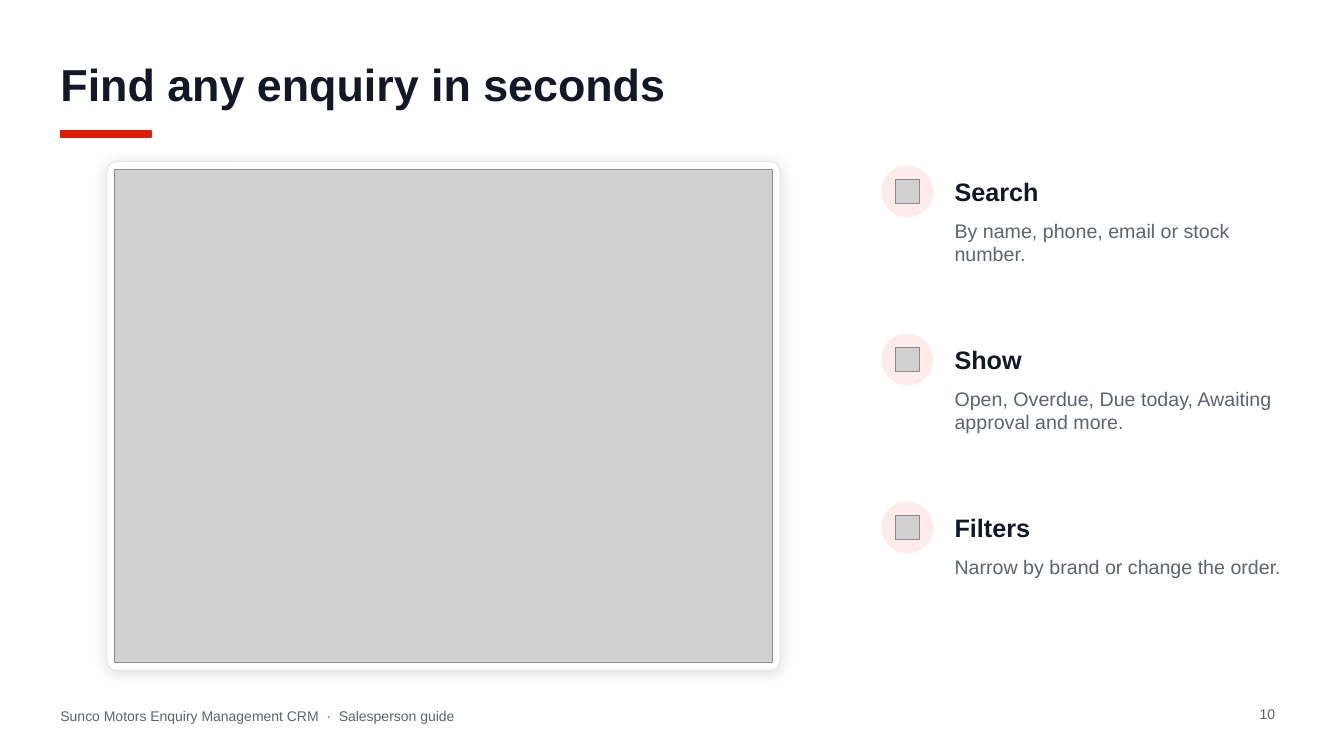
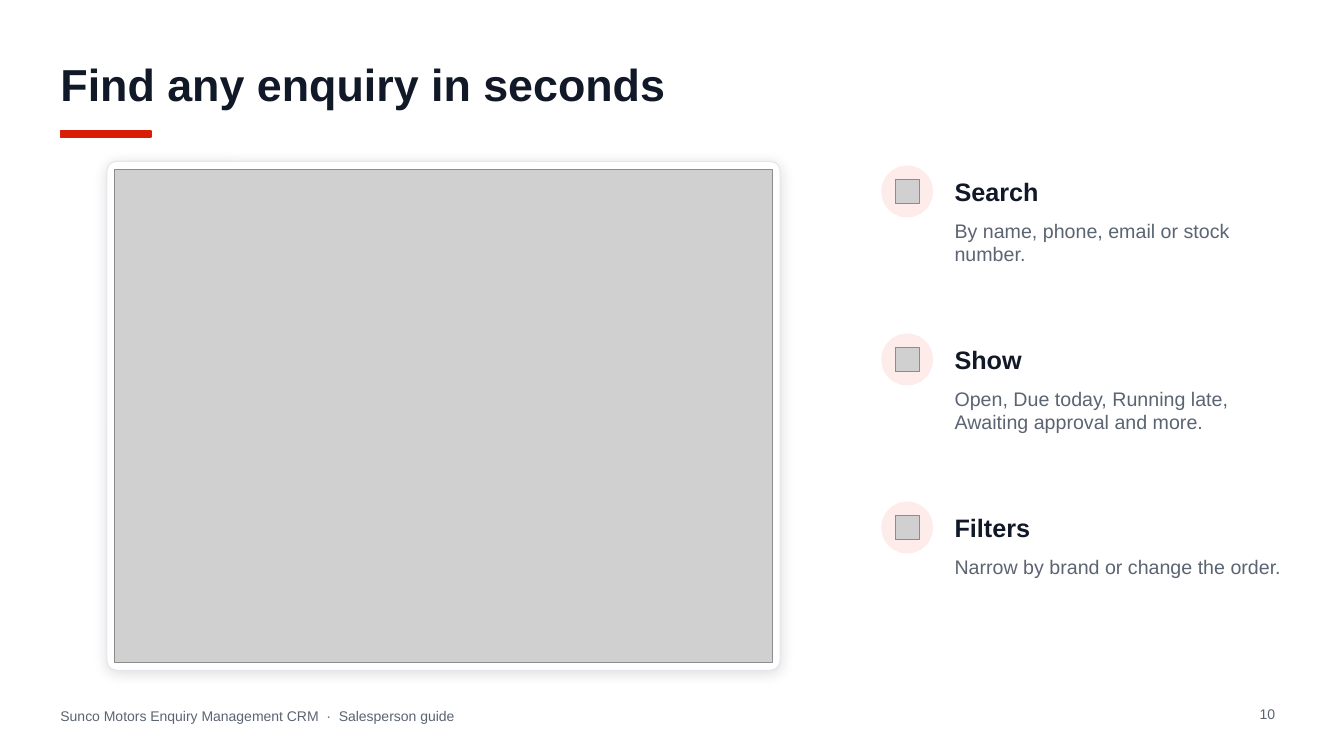
Before and after one commit to jakeeeecurran/walkin-management, a slide deck: slide 10 of docs/training/Sunco-Motors-Enquiry-CRM-Salesperson-Guide.pptx. Drawn at 1344x756 pixels with LibreOffice and Linux fonts; fonts in the diff are those of the drawing; grey boxes stand for pictures. Boxes give left, top, right and bottom in pixels: in the first picture for what was removed or moved away, otherwise in the second. Text is boxed around its words. In the diff, an @@ line names an element or a change of style, - is before the commit and + after.

```diff
--- a/docs/training/Sunco-Motors-Enquiry-CRM-Salesperson-Guide.pptx
+++ b/docs/training/Sunco-Motors-Enquiry-CRM-Salesperson-Guide.pptx
@@ text at box(955, 392, 1228, 433): text changed @@
-Open, Overdue, Due today, Awaiting approval and more.
+Open, Due today, Running late, Awaiting approval and more.
```
Also in this commit, not shown: 3 other slides changed, 3 other files.
